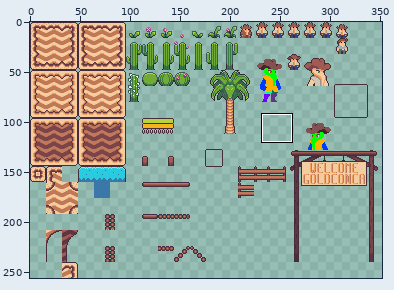
File history of a sprite sheet, public/ressources/tileset/tile_desert3.png. Above, an overview of the earlier version with the close-up marked.
Close-up. Earlier state:
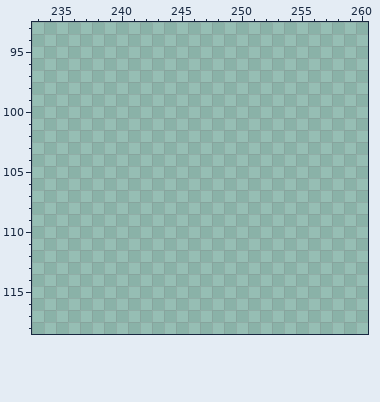
The file is 352x256 pixels. Shown: x 233..260, y 93..118.
And afterwards:
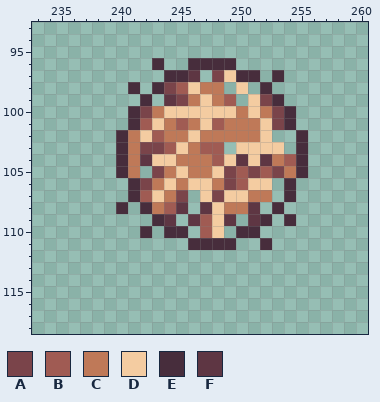
Palette (. is transparent): A #7a444a  B #a05b53  C #bf7958  D #f4cca1  E #472d3c  F #5e3643
Changes in this commit:
y 96: x 243 . -> E; x 246..249 .... -> EEEE
y 97: x 244..246 ... -> EEF; x 248..251 .... -> ADEE; x 253 . -> E
y 98: x 241 . -> E; x 243..248 ...... -> EABDCC; x 250 . -> D; x 252 . -> E
y 99: x 242 . -> E; x 244..249 ...... -> FACDCB; x 251..253 ... -> DAE
y 100: x 241..254 .............. -> EACDDDDDDCDCAE
y 101: x 241..254 .............. -> EBDCBCDBCCCDAE
y 102: x 240..252 ............. -> ECDBCCDCCCCCD; x 255 . -> E
y 103: x 240..248 ......... -> ECAABDCBB; x 250..253 .... -> DDDD; x 255 . -> E
y 104: x 240..255 ................ -> ECFDDCCCBDFDFCBE
y 105: x 240..241 .. -> EC; x 243..255 ............. -> ACDCCDABABACE
y 106: x 241..252 ............ -> EACDCDDCABDD; x 254 . -> E
y 107: x 241..245 ..... -> EBDCA; x 247..252 ...... -> DADDCC; x 254 . -> E
y 108: x 240 . -> E; x 242..245 .... -> ECBF; x 247..251 ..... -> FDCCF; x 253 . -> E
y 109: x 243..244 .. -> EF; x 246..249 .... -> FBDF; x 251..252 .. -> FE; x 254 . -> E
y 110: x 242 . -> E; x 244..245 .. -> EE; x 247..248 .. -> BD; x 250..251 .. -> EE
y 111: x 246..249 .... -> EEEE; x 252 . -> E
Boxes around the changes in both close-ups, in picture pixels (x1, y1, x2, y2):
added: (116, 58, 308, 250)
